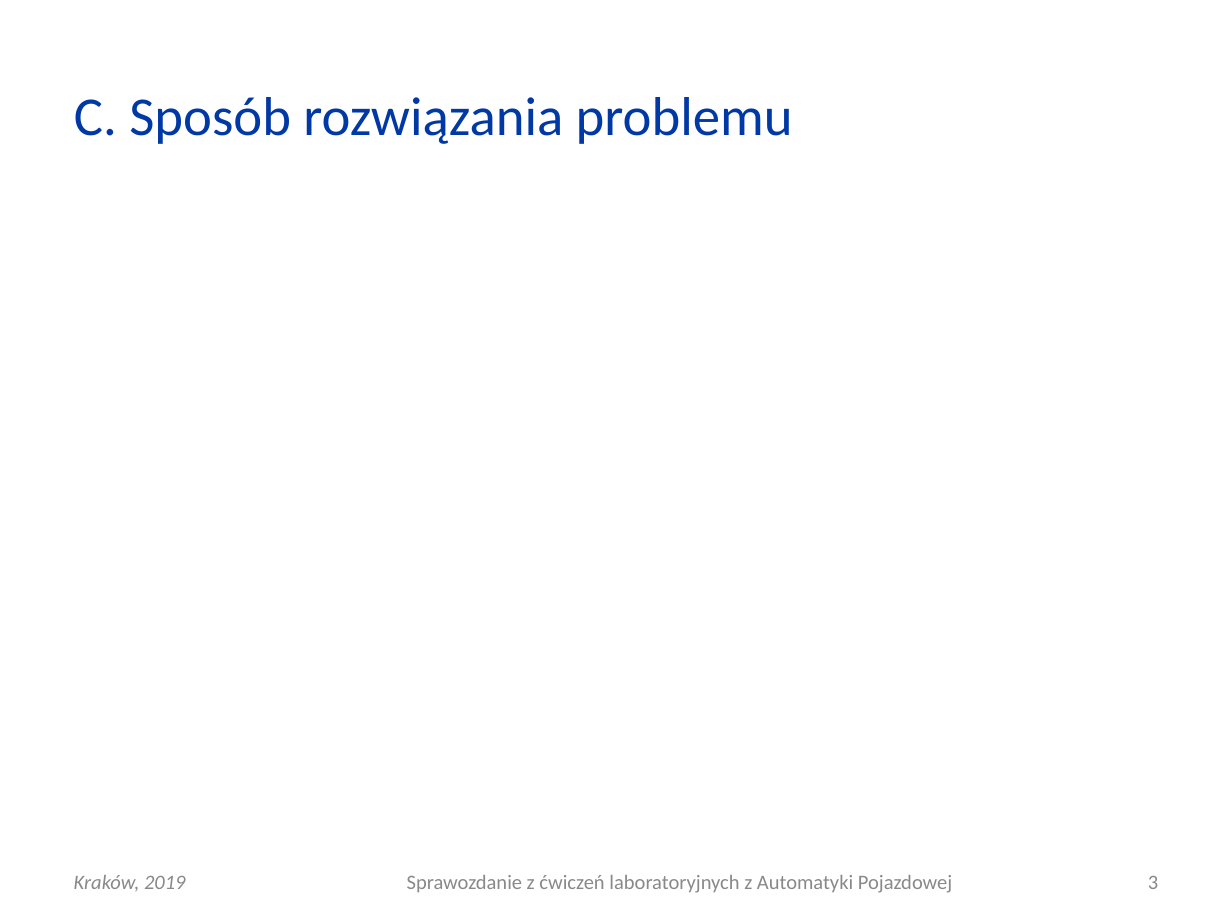
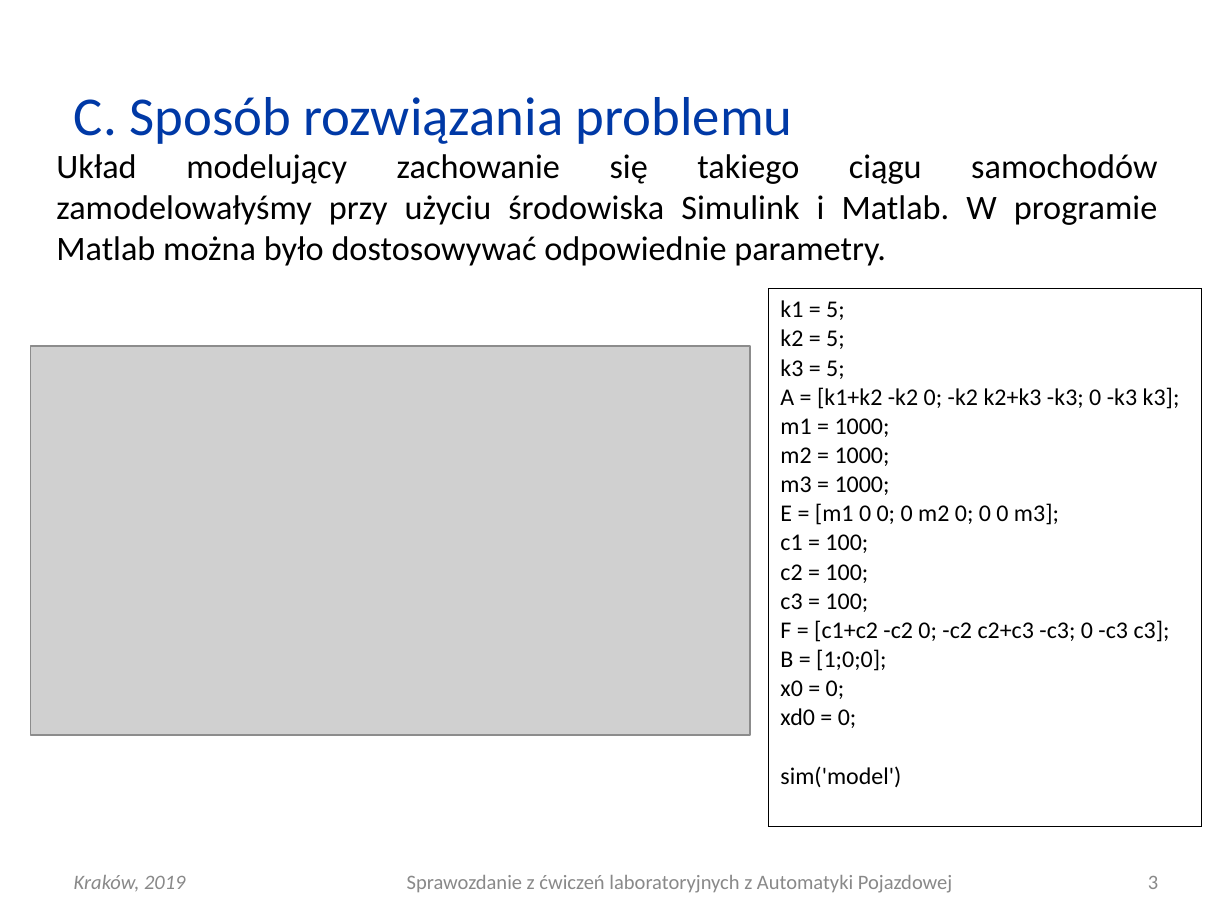
Before and after one commit to elfsonix/Automatyka-Pojazdowa, a slide deck: slide 3 of Lab13/AP_L13_20190522_0930_G03.ppt. Drawn at 1232x924 pixels with LibreOffice and Linux fonts; fonts in the diff are those of the drawing; grey boxes stand for pictures. Boxes give left, top, right and bottom in pixels: in the first picture for what was removed or moved away, otherwise in the second. Text is boxed around its words. In the diff, an @@ line names an element or a change of style, - is before the commit and + after.

```diff
--- a/Lab13/AP_L13_20190522_0930_G03.ppt
+++ b/Lab13/AP_L13_20190522_0930_G03.ppt
@@ text added at [56, 154, 1157, 266], 20 pt, text #000000 @@
+Układ modelujący zachowanie się takiego ciągu samochodów zamodelowałyśmy przy użyciu środowiska Simulink i Matlab. W programie Matlab można było dostosowywać odpowiednie parametry.
@@ table added at [769, 288, 1202, 818], 1 rows, 1 columns @@
+k1 = 5; / k2 = 5; / k3 = 5; / A = [k1+k2 -k2 0; -k2 k2+k3 -k3; 0 -k3 k3]; / m1 = 1000; / m2 = 1000; / m3 = 1000; / E = [m1 0 0; 0 m2 0; 0 0 m3]; / c1 = 100; / c2 = 100; / c3 = 100; / F = [c1+c2 -c2 0; -c2 c2+c3 -c3; 0 -c3 c3]; / B = [1;0;0]; / x0 = 0; / xd0 = 0; / sim('model')
@@ picture added at [30, 346, 749, 736] @@
```
Also in this commit, not shown: 14 other files.
